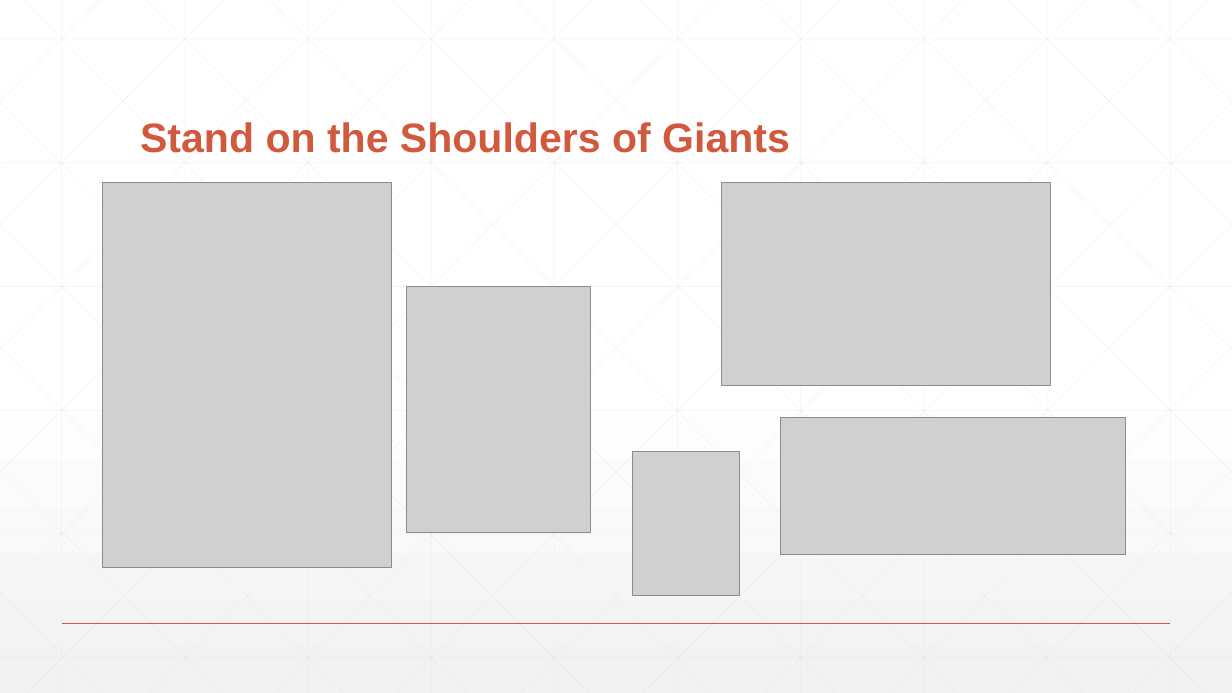
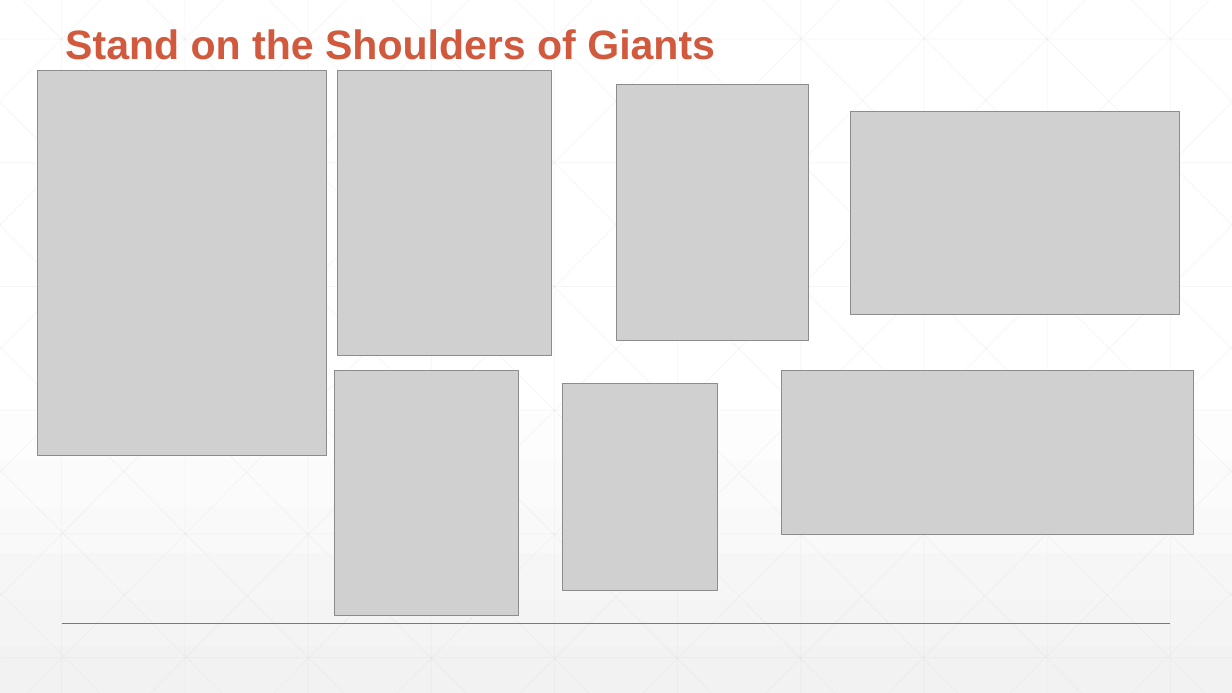
Before and after one commit to djhmateer/Refactoring, a slide deck: slide 3 of Presentation1.pptx (slide 2 before the commit). Drawn at 1232x693 pixels with LibreOffice and Linux fonts; fonts in the diff are those of the drawing; grey boxes stand for pictures. Boxes give left, top, right and bottom in pixels: in the first picture for what was removed or moved away, otherwise in the second. Text is boxed around its words. In the diff, an @@ line names an element or a change of style, - is before the commit and + after.

```diff
--- a/Presentation1.pptx
+++ b/Presentation1.pptx
@@ title "Stand on the Shoulders of ...": place and size @@
-title "Stand on the Shoulders of ..." at [140,122,790,153]
+title "Stand on the Shoulders of ..." at [65,29,715,60]
@@ picture: place and size @@
-picture at [103,183,391,568]
+picture at [38,70,327,455]
@@ picture added at [338,71,551,355] @@
@@ picture added at [617,85,809,341] @@
@@ picture: place and size @@
-picture at [722,183,1050,386]
+picture at [851,111,1179,314]
@@ picture: place and size @@
-picture at [406,286,591,533]
+picture at [335,371,518,616]
@@ picture: place and size @@
-picture at [633,452,740,596]
+picture at [562,384,718,590]
@@ picture: place and size @@
-picture at [781,418,1126,555]
+picture at [782,371,1194,535]
```
Also in this commit, not shown: 1 other slide changed, 3 slides added, 3 other files.
